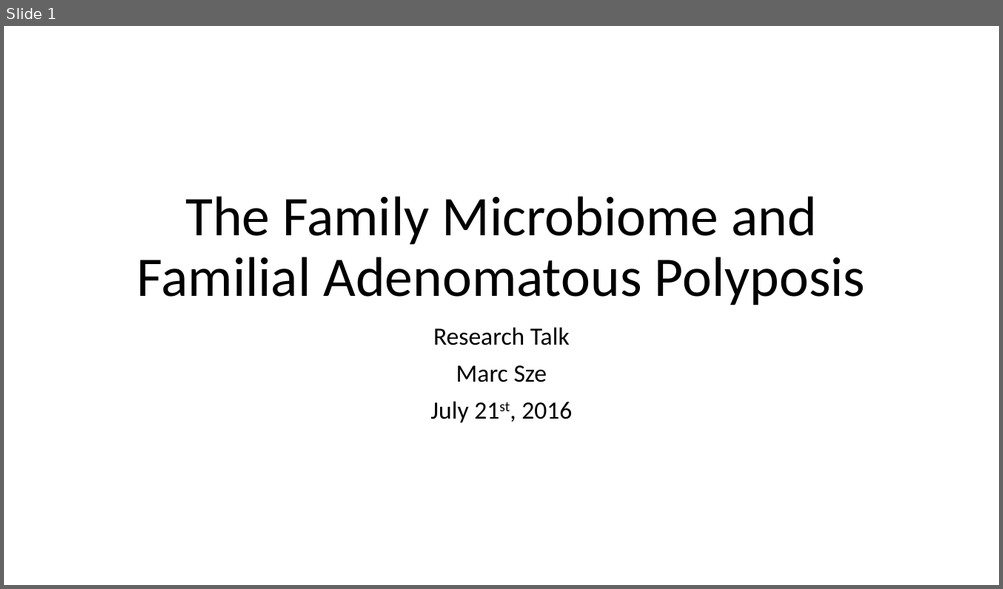
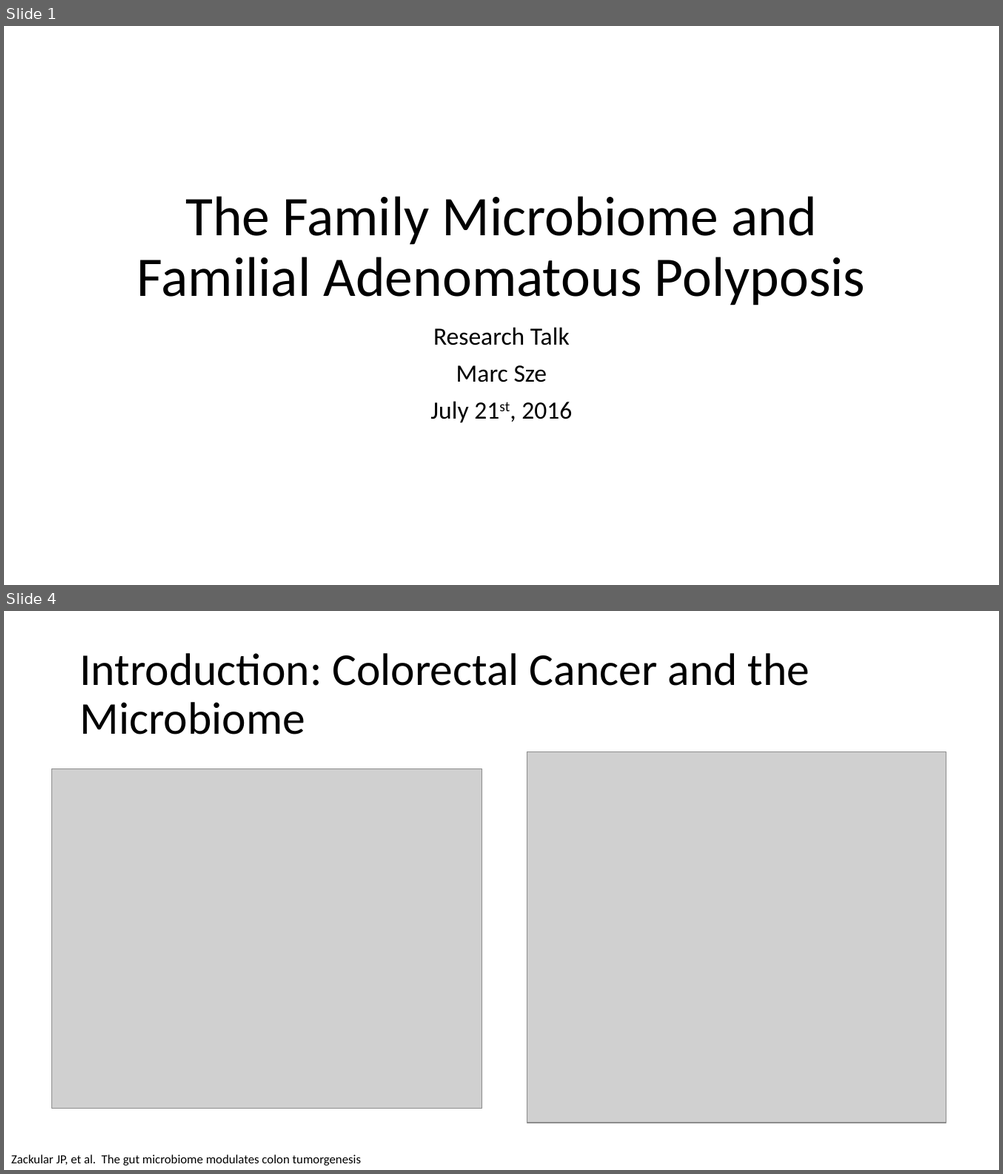
Before and after one commit to marcsze/SchlossLabPresentations, a slide deck: 2016_07_21/ResearchTalkPresentation.pptx. Shown one above the other, each under a label of ours: slide 1 before the commit, slides 1 and 4 after it; the slides between them are not shown. The pictures are 1003x589 and 1003x1174 pixels, drawn with LibreOffice and Linux fonts; fonts in the diff are those of the drawing; grey boxes stand for pictures. Boxes give left, top, right and bottom in pixels: in the first picture for what was removed or moved away, otherwise in the second. Text is boxed around its words. In the diff, an @@ line names an element or a change of style, - is before the commit and + after.

```diff
--- a/2016_07_21/ResearchTalkPresentation.pptx
+++ b/2016_07_21/ResearchTalkPresentation.pptx
@@ slide 4 added at box(4, 611, 999, 1170), background #FFFFFF @@
@@ title added at box(79, 653, 810, 735), 44 pt, text #000000 @@
+Introduction: Colorectal Cancer and the Microbiome
@@ picture added at box(527, 752, 945, 1124) @@
@@ picture added at box(52, 769, 481, 1109) @@
@@ text added at box(11, 1155, 361, 1166), 12 pt, text #000000 @@
+Zackular JP, et al. The gut microbiome modulates colon tumorgenesis
```
Also in this commit, not shown: 1 slide changed, 12 other slides added, 1 other file.
